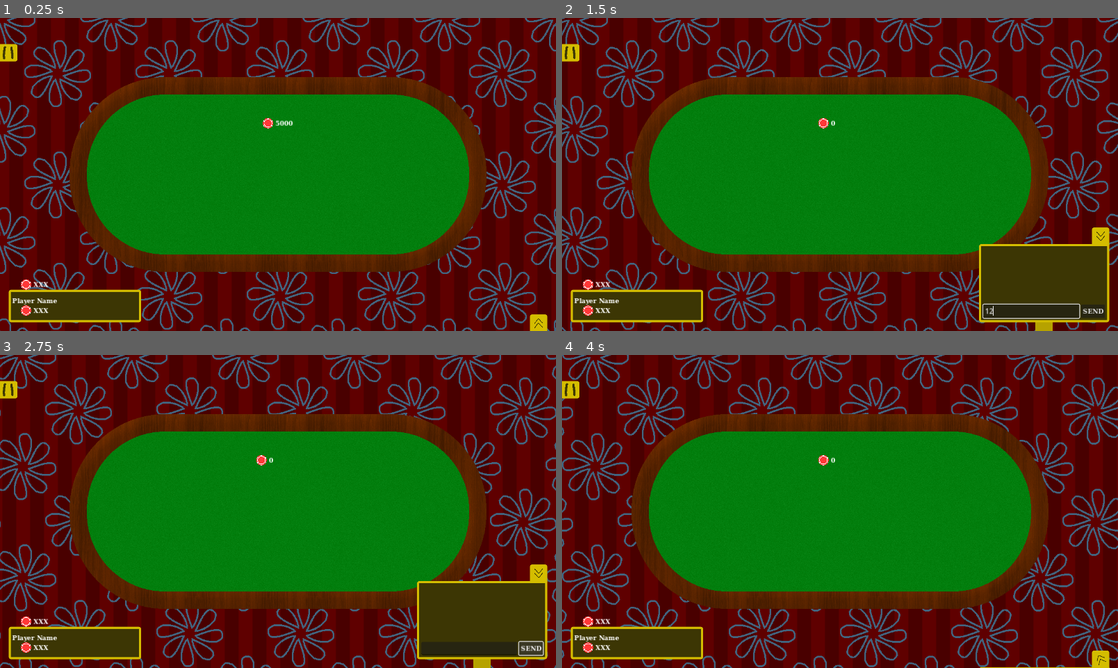
Above: before the commit, frames 1-4 (two rows, left to right).
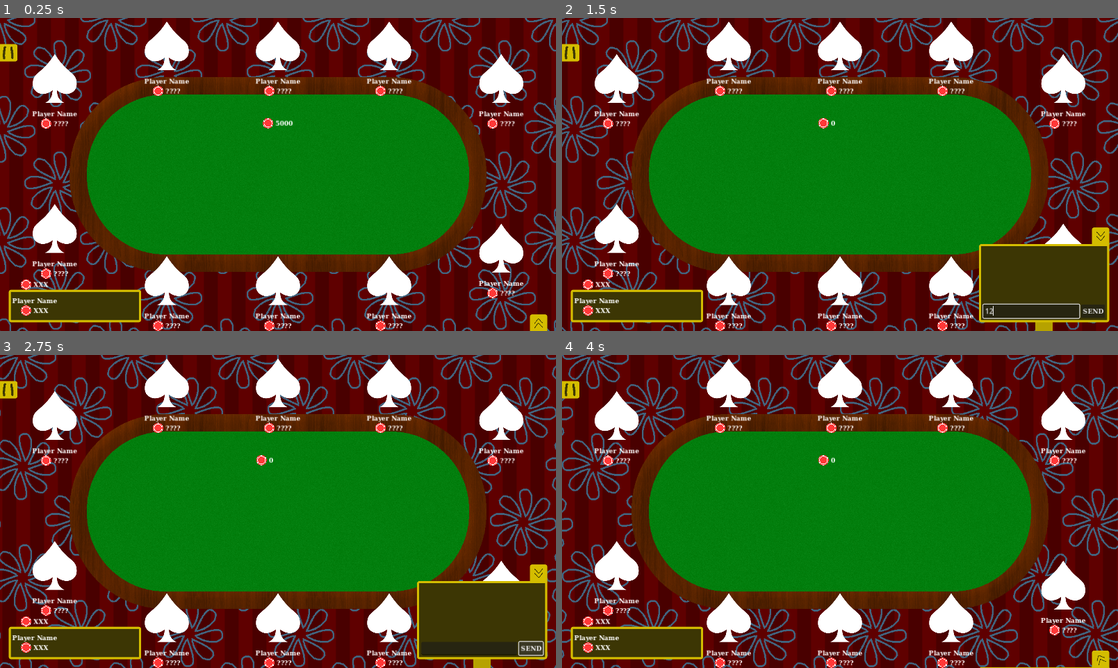
Above: after the commit, the same moments.

Repository: rwilson02/Poker-Party
Game: Godot game, scene res://scenes/Gameplay.tscn
Same seed, same stepped clock (60 frames per second), same inputs: the game is played once before the commit and once after it. This scene is started directly instead of the project's main scene.
Inputs (mouse positions are in pixels of both pictures, inside the frame that each line leads up to):
- Up to frame 1 (0.25 s): no input
- Up to frame 2 (1.5 s): click (1101, 324) at 0.5 s; click (1029, 312) at 1.27 s; type "12" at 1.35 s
- Up to frame 3 (2.75 s): click "SEND" at 2 s
- Up to frame 4 (4 s): click "SEND" at 2.75 s; click (1101, 574) at 3.5 s

The runs differ from the first frame. In frame 1, 8.7% of the frame differs, in the area x 5-95%, y 1-100%; in frame 2, 8.1%; in frame 3, 8.1%; in frame 4, 8.7%.
Error in both runs: Invalid access to property or key '1' on a base object of type 'Dictionary'. (res://scripts/netgame.gd:105)

Commit message:
enforce that player icons are in player order

Diff:
--- a/scripts/gameplay/gameplay_display.gd
+++ b/scripts/gameplay/gameplay_display.gd
@@ -17,27 +17,15 @@
 const HOLDER_BASE_WIDTH = 600
 const ICON_SIZE = 40
 
+var host_timer
+
 func _ready():
-	var icons = []
-
-	$MultiplayerSynchronizer.synchronized.connect(update_display)
-	for idx in Netgame.players.size():
-		var icon = players.get_child(idx)
-		icon.setup(Netgame.players.keys()[idx])
-		$MultiplayerSynchronizer.synchronized.connect(icon.update)
-		icons.append(icon)
-	for child in players.get_children():
-		if child.id == -1:
-			child.visible = false
-
 	if(multiplayer.get_unique_id() == 1):
-		var display_timer = Timer.new()
-		display_timer.one_shot = false
-		display_timer.timeout.connect(update_display)
-		for i in icons:
-			display_timer.timeout.connect(i.update)
-		add_child(display_timer)
-		display_timer.start($MultiplayerSynchronizer.replication_interval)
+		host_timer = Timer.new()
+		host_timer.one_shot = false
+		host_timer.timeout.connect(update_display)
+		add_child(host_timer)
+		host_timer.start($MultiplayerSynchronizer.replication_interval)
 
 func update_display():
 	# Handle scorebug
@@ -211,3 +199,20 @@
 
 func log_to_chat(this: String):
 	chat.add_message(this)
+
+func setup_icons(ids):
+	var icons = []
+
+	$MultiplayerSynchronizer.synchronized.connect(update_display)
+	for idx in ids.size():
+		var icon = players.get_child(idx)
+		icon.setup(ids[idx])
+		$MultiplayerSynchronizer.synchronized.connect(icon.update)
+		icons.append(icon)
+	for child in players.get_children():
+		if child.id == -1:
+			child.visible = false
+
+	if multiplayer.get_unique_id() == 1:
+		for i in icons:
+			host_timer.timeout.connect(i.update)
--- a/scripts/gameplay/gameplay_main.gd
+++ b/scripts/gameplay/gameplay_main.gd
@@ -52,6 +52,8 @@
 		Netgame.game_state.active_players.append(id)
 		Netgame.players[id].chips = Rules.RULES.INITIAL_CHIPS
 	Netgame.game_state.active_players.shuffle()
+
+	DISPLAY.setup_icons(Netgame.game_state.active_players)
 
 	while Netgame.game_state.active_players.size() > 1 and round_start_index < Rules.RULES.GAMEPLAY_ROUNDS:
 		await gameplay_loop()
